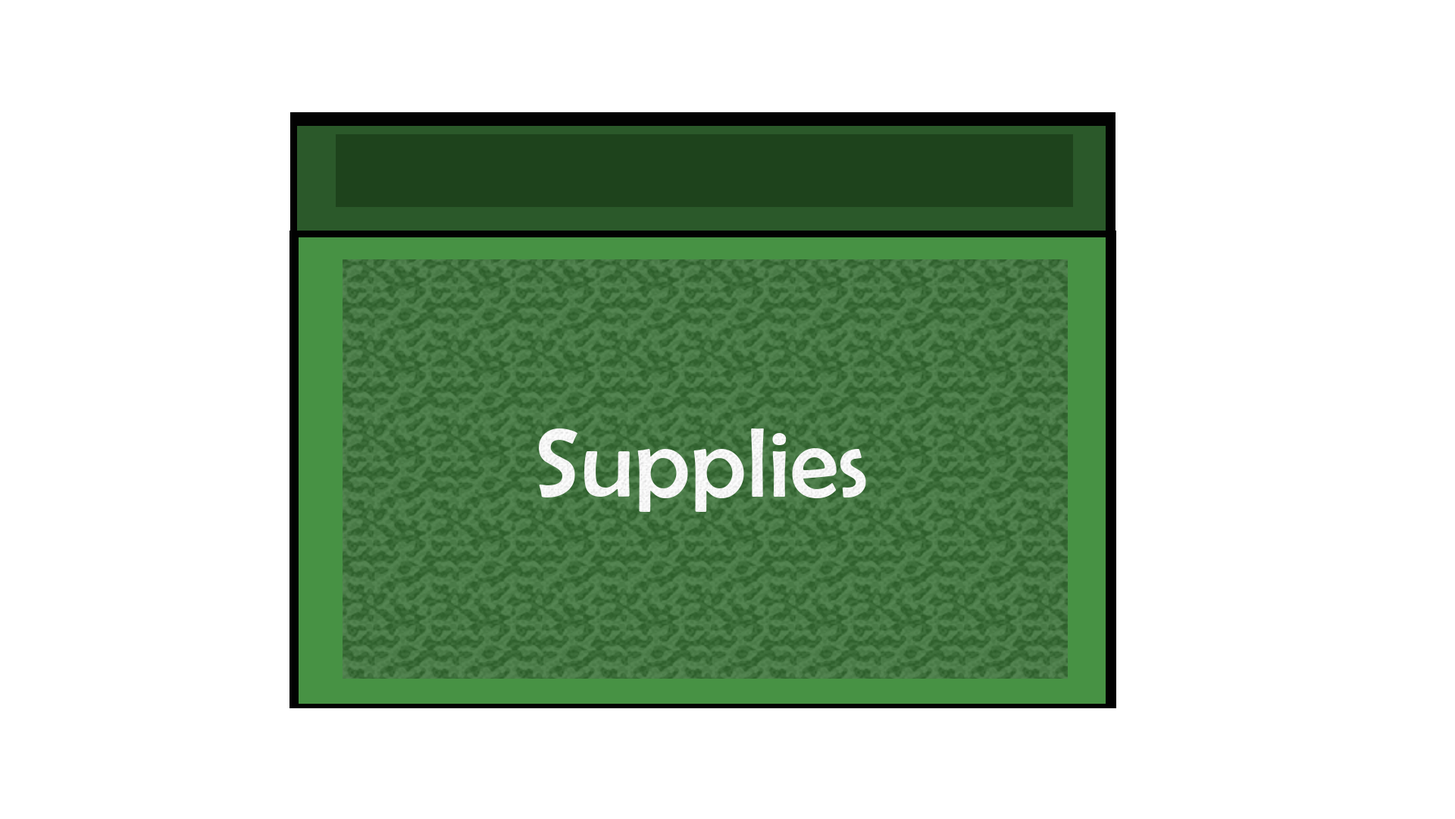
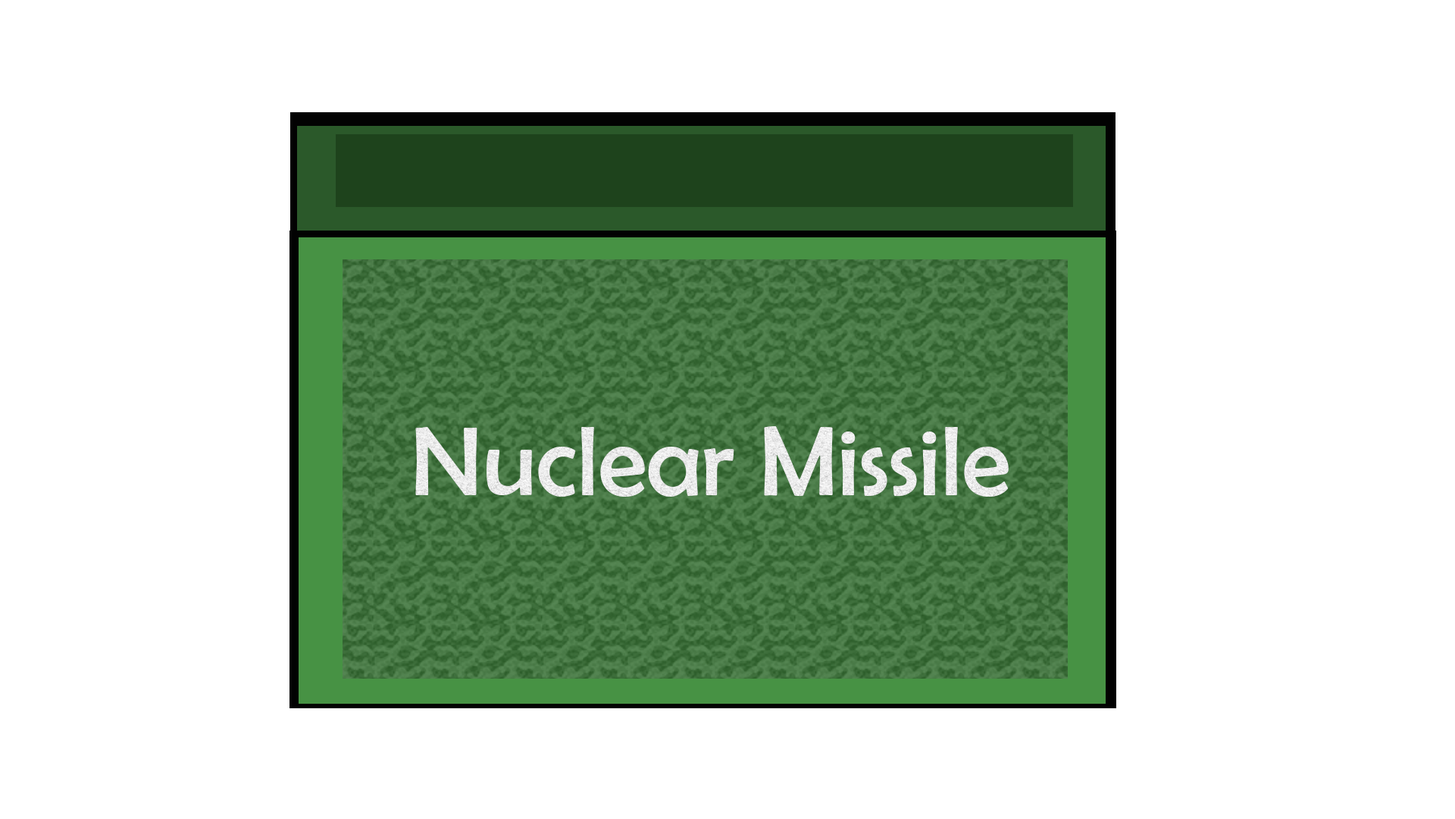
Layer changes from the first 1455 x 819 image to the second:
hid "Supplies" over [538, 428, 867, 512]
added layer "Nuclear Missile copy" above "Nuclear Missile" over [415, 425, 1009, 497]
